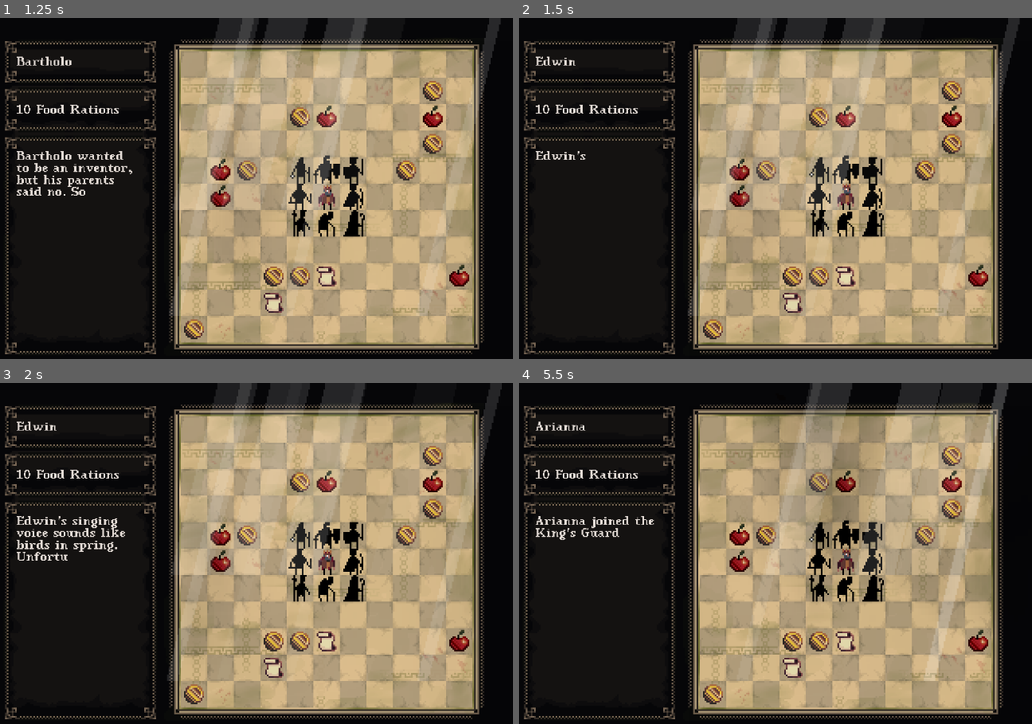
Above: before the commit, frames 1-4 (two rows, left to right).
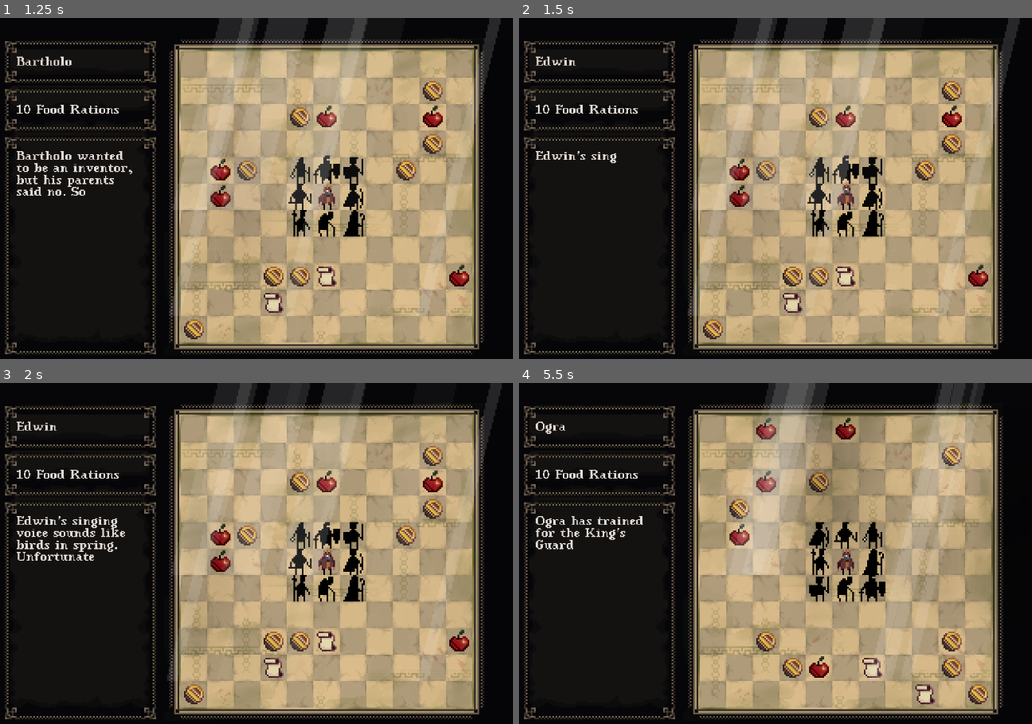
Above: after the commit, the same moments.

Repository: ibirothe/kings-rescue
Game: Godot game, scene res://Scenes/Level.tscn
The game is run twice, just before and just after one commit, with the same random seed, the same clock (stepped at 60 frames per second) and the same inputs.
Inputs (mouse positions are in pixels of both pictures, inside the frame that each line leads up to):
- Up to frame 1 (1.25 s): tap Enter at 0.5 s; move the mouse to (302, 171) at 0.52 s; click (302, 171) at 0.6 s
- Up to frame 2 (1.5 s): move the mouse to (847, 171) at 1.27 s; click (847, 171) at 1.35 s
- Up to frame 3 (2 s): no input
- Up to frame 4 (5.5 s): move the mouse to (872, 536) at 2.02 s; click (872, 536) at 2.1 s; move the mouse to (872, 560) at 2.77 s; click (872, 560) at 2.85 s; move the mouse to (872, 587) at 3.52 s; click (872, 587) at 3.6 s; tap R (Restart, bound only after the commit) at 4.15 s; tap Enter at 4.25 s; move the mouse to (847, 587) at 4.27 s; click (847, 587) at 4.35 s; move the mouse to (821, 587) at 5.02 s; click (821, 587) at 5.1 s

Frame 1 is identical in both runs. In frame 2, less than 0.1% of the frame differs, in the area x 14-19%, y 39-43%; in frame 3, less than 0.1%; in frame 4, 12%, in the area x 3-96%, y 0-95%.

Commit message:
Reworked movement, added traps and restart
Honestly most of the gameplay looks good

Diff:
--- a/kings-rescue/Scenes/coin.tscn
+++ b/kings-rescue/Scenes/coin.tscn
@@ -1,9 +1,10 @@
-[gd_scene load_steps=5 format=3 uid="uid://da3n0rrpr5upy"]
+[gd_scene load_steps=7 format=3 uid="uid://da3n0rrpr5upy"]
 
+[ext_resource type="Script" path="res://Scripts/coin.gd" id="1_23gc1"]
 [ext_resource type="Texture2D" uid="uid://clj00fee2v4eb" path="res://Assets/Items.png" id="1_nqr06"]
 
-[sub_resource type="CircleShape2D" id="CircleShape2D_gr22t"]
-radius = 8.0
+[sub_resource type="RectangleShape2D" id="RectangleShape2D_p1sqe"]
+size = Vector2(20, 16)
 
 [sub_resource type="AtlasTexture" id="AtlasTexture_8mmy6"]
 atlas = ExtResource("1_nqr06")
@@ -20,10 +21,17 @@
 "speed": 5.0
 }]
 
+[sub_resource type="RectangleShape2D" id="RectangleShape2D_heyvr"]
+size = Vector2(16, 20)
+
 [node name="Coin" type="Area2D"]
+script = ExtResource("1_23gc1")
 
 [node name="CollisionShape2D" type="CollisionShape2D" parent="."]
-shape = SubResource("CircleShape2D_gr22t")
+shape = SubResource("RectangleShape2D_p1sqe")
 
 [node name="AnimatedSprite2D" type="AnimatedSprite2D" parent="."]
 sprite_frames = SubResource("SpriteFrames_as65x")
+
+[node name="CollisionShape2D2" type="CollisionShape2D" parent="."]
+shape = SubResource("RectangleShape2D_heyvr")
--- a/kings-rescue/Scenes/food.gd
+++ b/kings-rescue/Scenes/food.gd
@@ -9,7 +9,7 @@
 
 func _on_body_entered(body):
 	if body is Soldier:
-		body.active = false
+		#body.active = false
 		body.animated_sprite_2d.play(body.subclass+"_default")
 		GlobalText.set_text("You gathered some Food. Running out of supplies leads to starvation, so this was a wise choice. If only it weren’t an apple...", "Apple")
 		game_manager.food += food_efficiency
--- a/kings-rescue/Scenes/king.tscn
+++ b/kings-rescue/Scenes/king.tscn
@@ -126,7 +126,7 @@
 [sub_resource type="CircleShape2D" id="CircleShape2D_r2173"]
 
 [node name="King" type="CharacterBody2D"]
-collision_layer = 2
+collision_layer = 514
 collision_mask = 2
 script = ExtResource("1_2d7mi")
 
--- a/kings-rescue/Scenes/soldier.tscn
+++ b/kings-rescue/Scenes/soldier.tscn
@@ -1288,13 +1288,13 @@
 [node name="Soldier" type="CharacterBody2D"]
 z_index = 1
 position = Vector2(0, -2)
-collision_layer = 5
+collision_layer = 517
 script = ExtResource("1_8wkfs")
 
 [node name="AnimatedSprite2D" type="AnimatedSprite2D" parent="."]
 position = Vector2(0, -4)
 sprite_frames = SubResource("SpriteFrames_i3egf")
-animation = &"Arianna_death"
+animation = &"Thoralf_death"
 autoplay = "Arianna_default"
 
 [node name="CollisionShape2D" type="CollisionShape2D" parent="."]
@@ -1320,6 +1320,7 @@
 
 [node name="Center" type="Marker2D" parent="."]
 
+[connection signal="animation_finished" from="AnimatedSprite2D" to="." method="_on_animated_sprite_2d_animation_finished"]
 [connection signal="input_event" from="Activation_area" to="." method="_on_area_2d_input_event"]
 [connection signal="body_entered" from="Neighbours_check" to="." method="_on_neighbours_check_body_entered"]
 [connection signal="body_exited" from="Neighbours_check" to="." method="_on_neighbours_check_body_exited"]
--- /dev/null
+++ b/kings-rescue/Scenes/trap.tscn
@@ -0,0 +1,86 @@
+[gd_scene load_steps=12 format=3 uid="uid://bx31414pko86i"]
+
+[ext_resource type="Script" path="res://Scripts/trap.gd" id="1_rrvs4"]
+[ext_resource type="Texture2D" uid="uid://i5ucpyi0gpjj" path="res://Assets/trap_48.png" id="2_obas5"]
+
+[sub_resource type="AtlasTexture" id="AtlasTexture_p6sno"]
+atlas = ExtResource("2_obas5")
+region = Rect2(16, 32, 16, 16)
+
+[sub_resource type="AtlasTexture" id="AtlasTexture_vn7iu"]
+atlas = ExtResource("2_obas5")
+region = Rect2(176, 32, 16, 16)
+
+[sub_resource type="AtlasTexture" id="AtlasTexture_3lfug"]
+atlas = ExtResource("2_obas5")
+region = Rect2(48, 32, 16, 16)
+
+[sub_resource type="AtlasTexture" id="AtlasTexture_jip0s"]
+atlas = ExtResource("2_obas5")
+region = Rect2(80, 32, 16, 16)
+
+[sub_resource type="AtlasTexture" id="AtlasTexture_00v30"]
+atlas = ExtResource("2_obas5")
+region = Rect2(112, 32, 16, 16)
+
+[sub_resource type="AtlasTexture" id="AtlasTexture_xrh1r"]
+atlas = ExtResource("2_obas5")
+region = Rect2(144, 32, 16, 16)
+
+[sub_resource type="AtlasTexture" id="AtlasTexture_8h74d"]
+atlas = ExtResource("2_obas5")
+region = Rect2(176, 32, 16, 16)
+
+[sub_resource type="SpriteFrames" id="SpriteFrames_8xn3w"]
+animations = [{
+"frames": [{
+"duration": 1.0,
+"texture": SubResource("AtlasTexture_p6sno")
+}],
+"loop": true,
+"name": &"default",
+"speed": 5.0
+}, {
+"frames": [{
+"duration": 1.0,
+"texture": SubResource("AtlasTexture_vn7iu")
+}],
+"loop": true,
+"name": &"linger",
+"speed": 5.0
+}, {
+"frames": [{
+"duration": 1.0,
+"texture": SubResource("AtlasTexture_3lfug")
+}, {
+"duration": 1.0,
+"texture": SubResource("AtlasTexture_jip0s")
+}, {
+"duration": 1.0,
+"texture": SubResource("AtlasTexture_00v30")
+}, {
+"duration": 1.0,
+"texture": SubResource("AtlasTexture_xrh1r")
+}, {
+"duration": 1.0,
+"texture": SubResource("AtlasTexture_8h74d")
+}],
+"loop": false,
+"name": &"trigger",
+"speed": 5.0
+}]
+
+[sub_resource type="CircleShape2D" id="CircleShape2D_yonlb"]
+radius = 1.0
+
+[node name="Trap" type="Area2D"]
+collision_layer = 512
+collision_mask = 512
+script = ExtResource("1_rrvs4")
+
+[node name="AnimatedSprite2D" type="AnimatedSprite2D" parent="."]
+position = Vector2(0, -1)
+sprite_frames = SubResource("SpriteFrames_8xn3w")
+
+[node name="CollisionShape2D" type="CollisionShape2D" parent="."]
+shape = SubResource("CircleShape2D_yonlb")
--- /dev/null
+++ b/kings-rescue/Scripts/coin.gd
@@ -0,0 +1,23 @@
+extends Area2D
+
+@onready var game_manager: Node2D = get_parent()
+@export var food_efficiency = 10
+
+func _ready():
+	# Connect the body_entered signal
+	body_entered.connect(_on_body_entered)
+
+func _on_body_entered(body):
+	if body.mercenary == true:
+		#body.active = false
+		body.animated_sprite_2d.play(body.subclass+"_default")
+		body.stop()
+		body.active = false
+		body.get_parent().active_soldier = false
+		body.get_parent().click_resolved = false
+		body.get_parent().currently_moving = false
+		body.queue_free()
+		AudioManager.play_sound("mercenary_flee")
+		# Delete the item
+		GlobalText.set_text("A mercenary fled. They value gold higher than loyalty, but even the best King’s Guard has two of them.")
+		queue_free()
--- a/kings-rescue/Scripts/game_manager.gd
+++ b/kings-rescue/Scripts/game_manager.gd
@@ -3,6 +3,7 @@
 var coin_scene = preload("res://Scenes/coin.tscn")
 var food_scene = preload("res://Scenes/food.tscn")
 var informant_scene = preload("res://Scenes/informant.tscn")
+var trap_scene = preload("res://Scenes/trap.tscn")
 var rng = RandomNumberGenerator.new()
 var subclasses = ["Rupert", "Thoralf", "Ogra", "Bartholo", "Ibrahim", "Edwin", "Marquise", "Arianna"]
 var roles = ["Mercenary", "Mercenary", "Assassin", "Assassin", "Soldier", "Soldier", "Soldier", "Soldier"]
@@ -22,6 +23,7 @@
 var party_ended = false
 @export var coins_number = 8
 @export var food_number = 5
+@export var trap_number = 20
 @export var informant_number = 2
 @onready var king: CharacterBody2D = $"../King"
 
@@ -36,15 +38,19 @@
 		spawn_coins(coins_number)
 		spawn_food(food_number)
 		spawn_informant(informant_number)
+		spawn_traps(trap_number)
 		setup_done = true
 
 
 func _physics_process(delta: float) -> void:
+	#print(active_soldier, " ", click_resolved, " ", currently_moving)
 	if food == 0:
 		party_ended = true
 		AudioManager.stop_music()
-		GlobalText.set_text("Your food stores are depleted. The soldiers begin to fall one by one—and soon, the king does as well. If you only listened to my instructions...", "Game Over")
-
+		GlobalText.set_text("Your food stores are depleted. The soldiers begin to fall one by one—and soon, the king does as well. If you only listened to my instructions...", "Game Over",)
+	if Input.is_action_just_pressed("Restart"):
+		get_tree().reload_current_scene()
+		Engine.time_scale = 1
 	if cycle_odd == true:
 		cycle_odd = false
 	else:
@@ -171,6 +177,26 @@
 				occupied_positions.append(pos)
 				add_child(informant)
 
+func spawn_traps(traps_numb):
+	var i = 0
+	while i < traps_numb:
+		var trap = trap_scene.instantiate()
+		x = round(randf_range(0, 10))
+		y = round(randf_range(0, 10))
+
+		if x > 2 and y > 2 and x < 8 and y < 8:
+			pass
+		else:
+			x = king.position.x-(5*16) + x*16
+			y = king.position.y+(5*16) - y*16
+			var pos = Vector2(x, y)
+
+			if pos not in occupied_positions:
+				i += 1
+				trap.position = pos
+				occupied_positions.append(pos)
+				add_child(trap)
+
 func movement_resolved(possible_assassination, soldier_close):
 	if possible_assassination == true and soldier_close == false:
 		print("Game Over")
--- a/kings-rescue/Scripts/king.gd
+++ b/kings-rescue/Scripts/king.gd
@@ -15,6 +15,7 @@
 var tween
 const MOVE_TIME := 0.5  # Time in seconds to complete movement
 @onready var win: Area2D = $Win
+var trap = false
 
 func _ready() -> void:
 	#print(position)
@@ -22,7 +23,7 @@
 
 func _physics_process(_delta: float) -> void:
 	#print(direction_check)
-	if game_manager.party_ended and len(win.get_overlapping_bodies()) == 0:
+	if game_manager.party_ended and len(win.get_overlapping_bodies()) == 0 or trap == true:
 		if animated_sprite_2d.animation != "death":
 			animated_sprite_2d.play("death")
 			AudioManager.play_sound("player_death")
--- a/kings-rescue/Scripts/soldier.gd
+++ b/kings-rescue/Scripts/soldier.gd
@@ -1,14 +1,14 @@
 extends CharacterBody2D
 
 class_name Soldier
-enum State {INACTIVE, IDLE, MOVING}
+enum State {INACTIVE, IDLE, MOVING, DEAD}
 @onready var game_manager: Node2D = get_parent()
 @onready var neighbours_check: Area2D = $Neighbours_check
 @onready var animated_sprite_2d: AnimatedSprite2D = $AnimatedSprite2D
 @onready var current_state: State = State.INACTIVE  # Start as INACTIVE
 const MOVE_DISTANCE := 16.0
 const MOVE_TIME := 0.5  # Time in seconds to complete movement
-const INTERACTION_RADIUS := 25.0
+const INTERACTION_RADIUS := 24.0
 var target_position := Vector2.ZERO
 var assassin = false
 var mercenary = false
@@ -28,6 +28,10 @@
 var movestart_position
 var returning = false
 var tween
+var dead = false
+@onready var collision_shape_2d: CollisionShape2D = $CollisionShape2D
+
+
 @onready var center: Marker2D = $Center
 const CHARACTER_DESCRIPTIONS = {
 	"Rupert": "Rupert has been in the guard for 45 years. The only thing he fears more than death is retirement.",
@@ -58,7 +62,6 @@
 		game_manager = get_parent()
 
 	if active == true:
-		GlobalText.set_text(CHARACTER_DESCRIPTIONS[subclass], subclass)
 		#print(possible_assassination, soldier_close)
 		pass
 	if assassin == true:
@@ -87,6 +90,9 @@
 		State.MOVING:
 			# Movement is handled by tween, we just watch for new input
 			handle_movement_input()
+		State.DEAD:
+			animated_sprite_2d.play(subclass+"_death")
+			animated_sprite_2d.frame = 3
 	if click_resolved == true:
 		click_resolved == false
 
@@ -110,7 +116,11 @@
 	if Input.is_action_just_pressed("left_click") and get_parent().click_resolved == false:
 		var click_pos = get_global_mouse_position()
 		# If clicked far from character, return to inactive
-		if position.distance_to(click_pos) > INTERACTION_RADIUS:
+		var click_distance = click_pos-center.global_position
+
+		print(click_distance)
+		if abs(click_distance.x) > INTERACTION_RADIUS or abs(click_distance.y) > INTERACTION_RADIUS or abs(click_distance.x) > 8 and abs(click_distance.y) > 8:
+			print("too Far")
 			AudioManager.play_sound("disselect_soldier")
 
 			#print("Becoming inactive")
@@ -153,7 +163,6 @@
 		movement = calculate_grid_movement(click_pos)
 		get_parent().currently_moving = true
 		movement_locked = true
-		game_manager.food = max(0, game_manager.food-1)
 		print("Assassin - ", assassin)
 		print("Mercenary - ", mercenary)
 
@@ -196,6 +205,7 @@
 		animated_sprite_2d.play(subclass+"_idle")
 		transition_to_state(State.IDLE)
 		get_parent().movement_resolved(possible_assassination, soldier_close)
+		get_parent().food = max(0, get_parent().food-1)
 		movement_locked = false
 		get_parent().currently_moving = false
 		get_parent().refire_king()
@@ -216,20 +226,24 @@
 
 func _on_area_2d_input_event(viewport: Node, event: InputEvent, shape_idx: int) -> void:
 	if Input.is_action_just_pressed("left_click"):
-		if get_parent().active_soldier == false and get_parent().click_resolved == false and get_parent().currently_moving == false:
-			get_parent().active_soldier = true
-			get_parent().click_resolved = true
-			im_new = false
-			active = true
-			#print("soldier activated", click_resolved)
-		if get_parent().active_soldier == true and get_parent().click_resolved == false and get_parent().currently_moving == false:
-			get_parent().soldier_in_a_way = true
-			get_parent().soldier_changing = true
-			get_parent().click_resolved = true
-			#print("changing soldier")
-		if get_parent().currently_moving == false:
-			AudioManager.play_sound("select_soldier")
-			transition_to_state(State.IDLE)
+		if dead == true:
+			GlobalText.set_text("He's dead, Jim.")
+		else:
+			if get_parent().active_soldier == false and get_parent().click_resolved == false and get_parent().currently_moving == false:
+				get_parent().active_soldier = true
+				get_parent().click_resolved = true
+				im_new = false
+				active = true
+				#print("soldier activated", click_resolved)
+			if get_parent().active_soldier == true and get_parent().click_resolved == false and get_parent().currently_moving == false:
+				get_parent().soldier_in_a_way = true
+				get_parent().soldier_changing = true
+				get_parent().click_resolved = true
+				#print("changing soldier")
+			if get_parent().currently_moving == false:
+				AudioManager.play_sound("select_soldier")
+				transition_to_state(State.IDLE)
+			GlobalText.set_text(CHARACTER_DESCRIPTIONS[subclass], subclass)
 
 """
 func _on_neighbours_check_body_entered(body: Node2D) -> void:
@@ -271,3 +285,34 @@
 		get_parent().currently_moving = false
 		get_parent().refire_king()
 		)
+func stop():
+	if tween:
+		tween.kill() # Stop the current tween
+func death():
+	stop()
+	click_resolved == true
+
+	#
+	if animated_sprite_2d.animation != subclass+"_death":
+		animated_sprite_2d.play(subclass+"_death")
+
+
+
+func _on_animated_sprite_2d_animation_finished() -> void:
+	if animated_sprite_2d.animation == subclass+"_death":
+		print("Handling death")
+		collision_shape_2d.disabled = true
+		get_parent().food = max(0, get_parent().food-1)
+		dead = true
+		print("Im dead")
+		transition_to_state(State.DEAD)
+		active = false
+		movement_locked = false
+		if get_parent().soldier_changing == false:
+			get_parent().active_soldier = false
+			im_new = true
+			active = false
+		get_parent().active_soldier = false
+		get_parent().click_resolved = false
+		get_parent().currently_moving = false
+		return
--- /dev/null
+++ b/kings-rescue/Scripts/trap.gd
@@ -0,0 +1,26 @@
+extends Area2D
+
+@onready var game_manager: Node2D = get_parent()
+@export var food_efficiency = 10
+@onready var animated_sprite_2d: AnimatedSprite2D = $AnimatedSprite2D
+
+func _ready():
+	# Connect the body_entered signal
+	body_entered.connect(_on_body_entered)
+	animated_sprite_2d.play("default")
+
+func _on_body_entered(body):
+	if body is Soldier:
+		#body.active = false
+		animated_sprite_2d.play("trigger")
+		body.animated_sprite_2d.play(body.subclass+"_death")
+		GlobalText.set_text("A hidden trap killed a Soldier of the King’s Guard. Or actually, it was you.")
+		body.death()
+		AudioManager.play_sound("player_hurt")
+		# Delete the item
+	if body.has_method("king"):
+		#body.active = false
+		animated_sprite_2d.play("trigger")
+		body.trap = true
+		AudioManager.play_sound("")
+		GlobalText.set_text("You managed to stop the Assassins from killing the King. You just did it yourself.")
--- a/kings-rescue/project.godot
+++ b/kings-rescue/project.godot
@@ -27,6 +27,11 @@
 "events": [Object(InputEventMouseButton,"resource_local_to_scene":false,"resource_name":"","device":-1,"window_id":0,"a …(253 unchanged characters)…
 ]
 }
+Restart={
+"deadzone": 0.5,
+"events": [Object(InputEventKey,"resource_local_to_scene":false,"resource_name":"","device":0,"window_id":0,"alt_pressed":false,"shift_pressed":false,"ctrl_pressed":false,"meta_pressed":false,"pressed":false,"keycode":0,"physical_keycode":82,"key_label":0,"unicode":0,"location":0,"echo":false,"script":null)
+]
+}
 
 [rendering]
 
Binary file added: kings-rescue/Assets/trap_48.png
Not shown, added: kings-rescue/Assets/trap_48.png.import
Not shown: 1 places in kings-rescue/Scenes/AudioManager.tscn that only renumber resources
